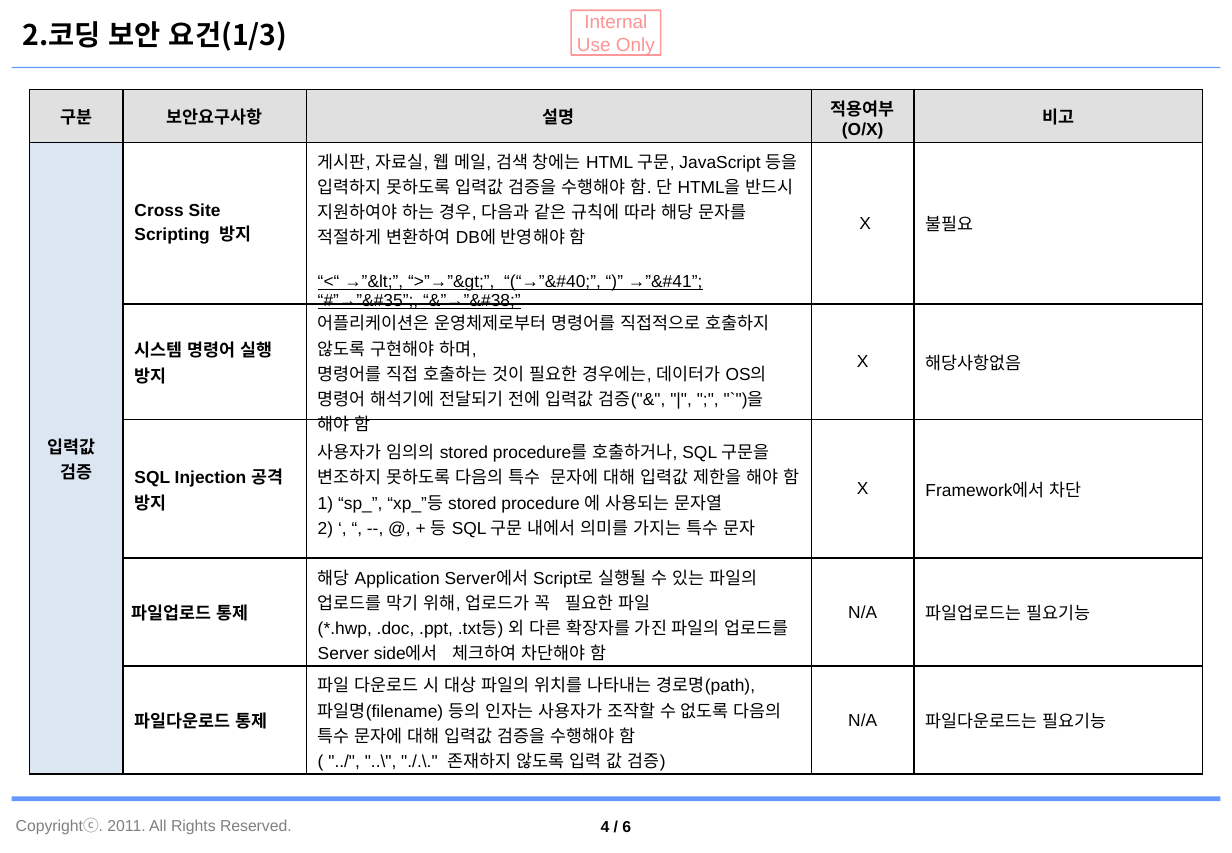
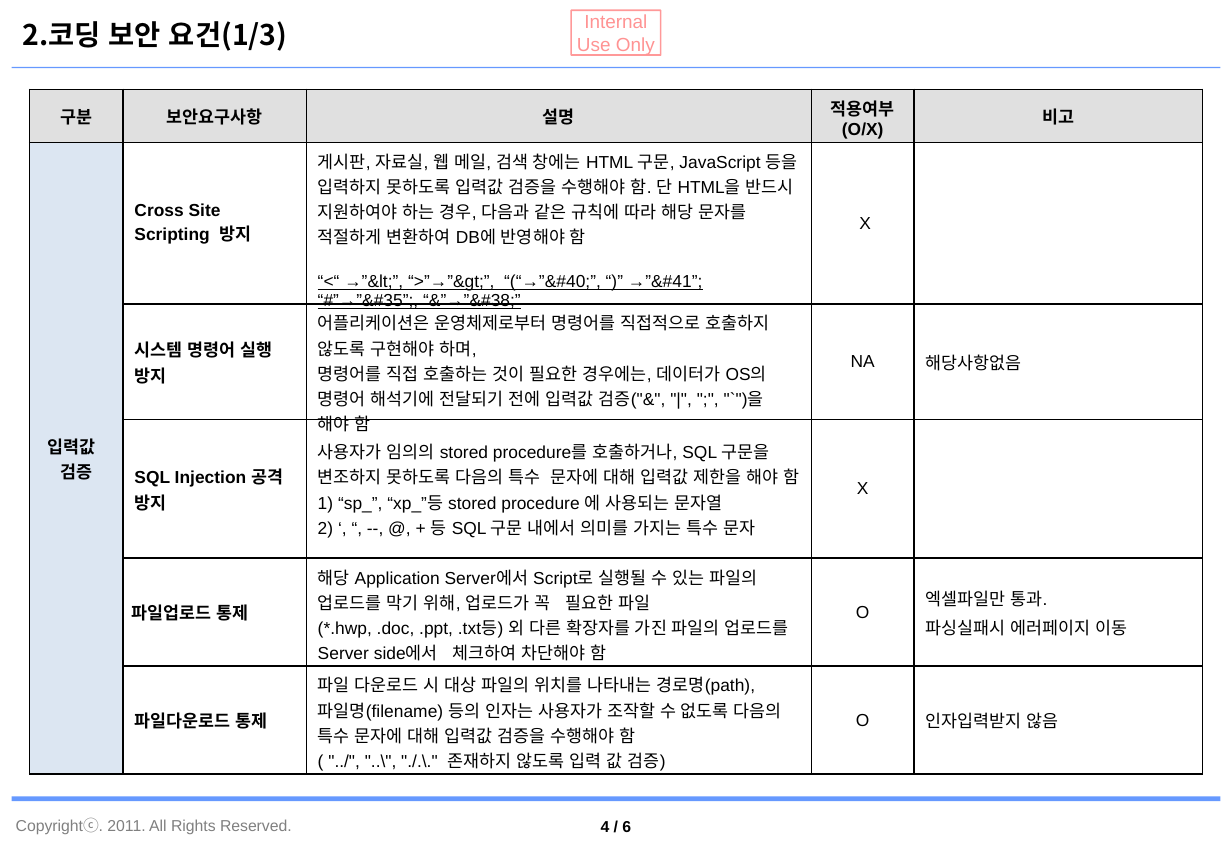
Before and after one commit to jaeyong1/stockmgmt, a slide deck: slide 5 of documents/자재관리시스템_보안점검 결과서.pptx. Drawn at 1232x853 pixels with LibreOffice and Linux fonts; fonts in the diff are those of the drawing; background and template pictures are left out. Boxes give left, top, right and bottom in pixels: in the first picture for what was removed or moved away, otherwise in the second. Text is boxed around its words. In the diff, an @@ line names an element or a change of style, - is before the commit and + after.

```diff
--- a/documents/자재관리시스템_보안점검 결과서.pptx
+++ b/documents/자재관리시스템_보안점검 결과서.pptx
@@ table at (30,89,1201,775) @@
-row 2, column 5: 불필요
+row 2, column 5: 
-row 3, column 4: X
+row 3, column 4: NA
-row 4, column 5: Framework에서 차단
+row 4, column 5: 
-row 5, column 4: N/A
+row 5, column 4: O
-row 5, column 5: 파일업로드는 필요기능
+row 5, column 5: 엑셀파일만 통과. / 파싱실패시 에러페이지 이동
-row 6, column 4: N/A
+row 6, column 4: O
-row 6, column 5: 파일다운로드는 필요기능
+row 6, column 5: 인자입력받지 않음
```
Also in this commit, not shown: 4 other slides changed, 9 other files.
